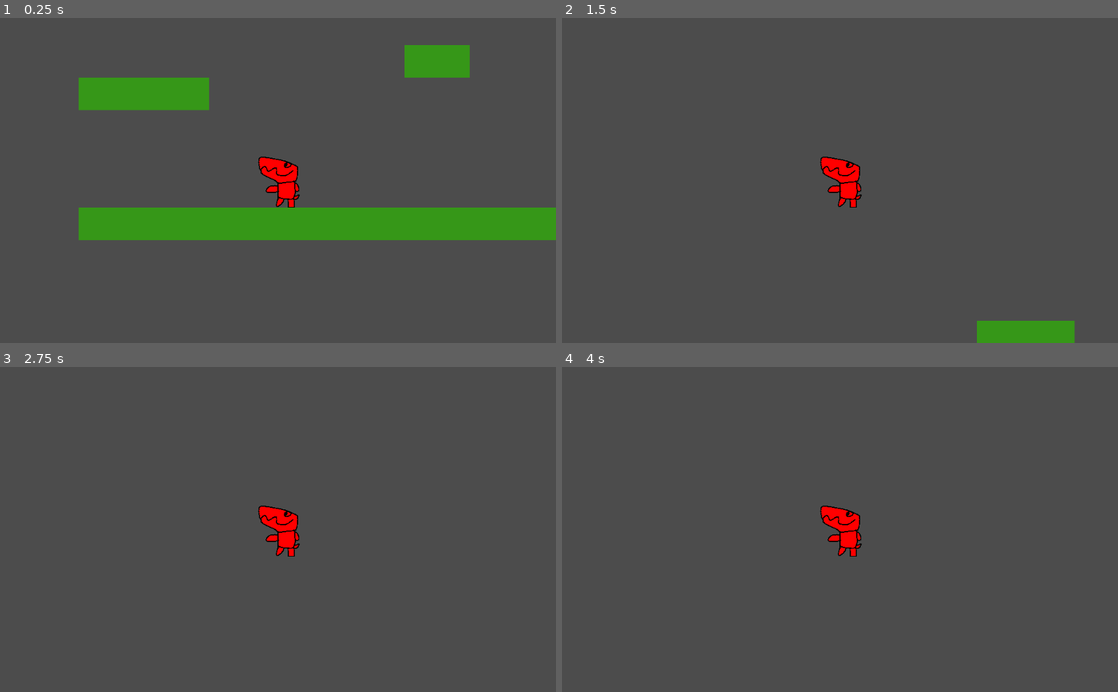
Above: before the commit, frames 1-4 (two rows, left to right).
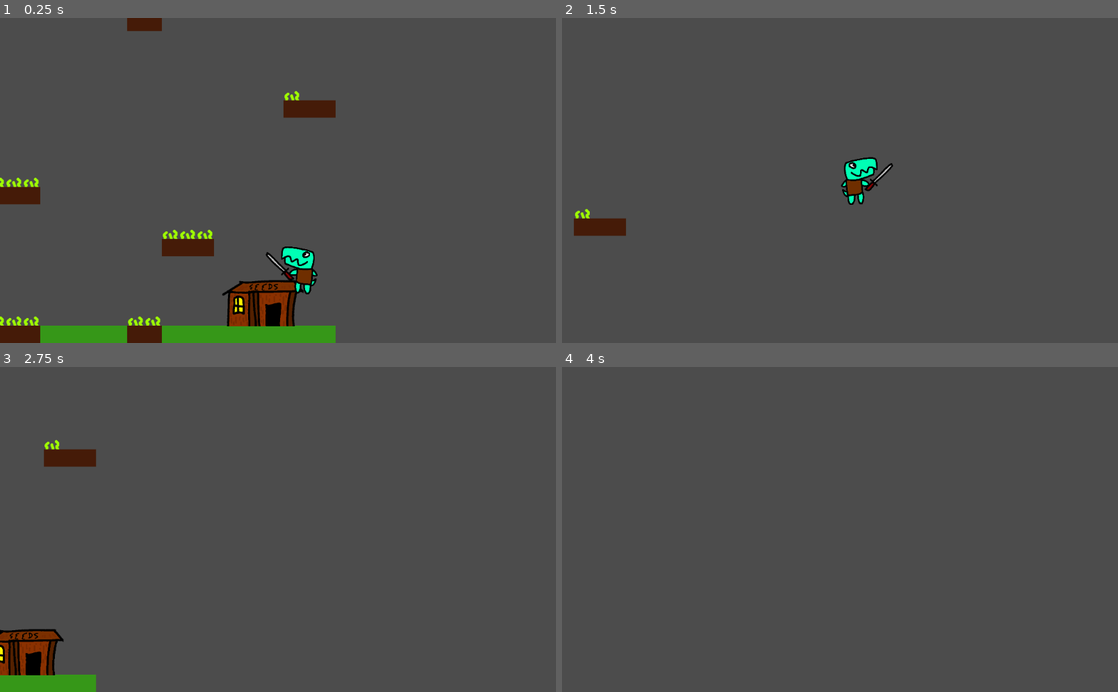
Above: after the commit, the same moments.

Repository: kralinc/ldjam52-harvest
Game: Godot game, scene res://Root.tscn
Two runs of this game, one before a commit and one after it. Both use one fixed random seed, a clock stepped at 60 frames per second and the inputs below.
Inputs:
- Up to frame 1 (0.25 s): no input
- Up to frame 2 (1.5 s): hold D (right) from 0.53 s (still down); tap Right (attack, bound only after the commit) at 0.6 s; tap Left (jump) at 0.77, 0.8, 1.07, 1.35 s
- Up to frame 3 (2.75 s): tap Left (jump) at 1.52, 1.82, 2.3 s; tap Right (attack, bound only after the commit) at 1.55, 2.1 s; release D (right) at 2.03 s; hold A (left) from 2.03 s (still down)
- Up to frame 4 (4 s): release A (left) at 2.78 s; hold D (right) from 2.78 s (still down); tap Right (attack, bound only after the commit) at 2.85 s; tap Left (jump) at 3.02, 3.32, 3.6, 3.77 s

The runs differ from the first frame. In frame 1, 20% of the frame differs, in the area x 0-100%, y 0-100%; in frame 2, 2.9%; in frame 3, 3.6%; in frame 4, 0.7%.

Commit message:
better friend. attack. movement

Diff:
--- /dev/null
+++ b/CropTileMap.gd
@@ -0,0 +1,29 @@
+extends TileMap
+
+var crop_lifetimes  = Dictionary()
+
+# Called when the node enters the scene tree for the first time.
+func _ready():
+	var crops = get_used_cells()
+	for crop in crops:
+		crop_lifetimes[crop] = 0.0
+
+# Called every frame. 'delta' is the elapsed time since the previous frame.
+func _process(delta):
+	for crop in crop_lifetimes.keys():
+		crop_lifetimes[crop] += delta
+		set_crop_level(crop)
+
+func set_crop_level(crop):
+	var life = crop_lifetimes[crop]
+	var tile = 0
+	if life > 40:
+		tile = 4
+	elif life > 30:
+		tile = 3
+	elif life > 20:
+		tile = 2
+	elif life > 10:
+		tile = 1
+
+	set_cell(crop.x, crop.y, tile)
--- a/Friend.gd
+++ b/Friend.gd
@@ -1,14 +1,18 @@
 extends KinematicBody2D
 
-export var speed = 1000
-export var jump_height = 1000
-export var dash_power = 5
-export var gravity = 1000
-export var friction = 0.4
+export var speed = 100
+export var jump_height = 100
+export var dash_power = 3
+export var gravity = 100
+export var friction = 0.5
 var vel = Vector2(0, 0)
+var jumped = false
 var dashed = false
+var air_time = 0
 
+var AIR_TIME_GRACE_PERIOD = 0.2
 var FLOOR_DETECT_DISTANCE = 20.0
+onready var SPRITE = $AnimatedSprite
 
 # Called when the node enters the scene tree for the first time.
 func _ready():
@@ -19,34 +23,41 @@
 func _physics_process(delta):
 	var dir = Vector2(0, 0)
 	if (Input.is_action_pressed("left")):
-		dir.x -= 1
+		vel.x -= speed
+		SPRITE.flip_h = false
+		SPRITE.offset.x = 0
 	if(Input.is_action_pressed("right")):
-		dir.x += 1
+		vel.x += speed
+		SPRITE.flip_h = true
+		SPRITE.offset.x = 200
+
+	if(Input.is_action_just_pressed("attack")):
+		SPRITE.animation = "Attack"
 
 	if (is_on_floor()):
 		dir.y = 0
 		dashed = false
-
-	dir *= speed * delta
+		air_time = 0
+	else:
+		air_time += delta
 
 	if (dir.x == 0):
 		vel.x *= friction
 
+	dir.y += gravity * delta
+	if (dir.y > 0 and not is_on_floor()):
+		dir.y += gravity * delta
+
 	if(Input.is_action_just_pressed("jump")):
-		if (is_on_floor()):
-			dir.y = -jump_height
-		elif(not is_on_floor() and not dashed):
-			dir.y = -jump_height
-			dir.x *= dash_power
+		if (is_on_floor() or (air_time < AIR_TIME_GRACE_PERIOD and not jumped)):
+			vel.y = -jump_height
+			jumped = true
+		elif(jumped and not dashed):
+			vel.y = -jump_height
+			vel.x *= dash_power
 			dashed = true
 
-	dir.y += gravity * delta
-	if (dir.y > 0 and not is_on_floor()):
-		dir.y += gravity * delta / 2
-
-	vel += dir
-
-	vel.x = speed if vel.x > speed else vel.x
+	vel.y += dir.y
 
 	var snap_vector = Vector2.ZERO
 	if dir.y == 0.0:
@@ -54,3 +65,7 @@
 	vel = move_and_slide_with_snap(
 		vel, snap_vector, Vector2.UP, true, 4, 0.9, false
 	)
+
+
+func _on_AnimatedSprite_animation_finished():
+	SPRITE.animation = "default"
--- a/Friend.tscn
+++ b/Friend.tscn
@@ -1,41 +1,54 @@
-[gd_scene load_steps=7 format=2]
+[gd_scene load_steps=9 format=2]
 
-[ext_resource path="res://Assets/Images/friend.png" type="Texture" id=1]
+[ext_resource path="res://Assets/Images/friend/idle0.png" type="Texture" id=1]
 [ext_resource path="res://Friend.gd" type="Script" id=2]
+[ext_resource path="res://Assets/Images/friend/idle1.png" type="Texture" id=3]
+[ext_resource path="res://Assets/Images/friend/attack0.png" type="Texture" id=4]
+[ext_resource path="res://Assets/Images/friend/attack1.png" type="Texture" id=5]
 
-[sub_resource type="AtlasTexture" id=1]
-flags = 4
-atlas = ExtResource( 1 )
-region = Rect2( 0, 0, 400, 500 )
+[sub_resource type="RectangleShape2D" id=4]
+extents = Vector2( 7.2125, 10.975 )
 
-[sub_resource type="AtlasTexture" id=2]
-flags = 4
-atlas = ExtResource( 1 )
-region = Rect2( 400, 0, 400, 500 )
-
-[sub_resource type="SpriteFrames" id=3]
+[sub_resource type="SpriteFrames" id=5]
 animations = [ {
-"frames": [ SubResource( 1 ), SubResource( 2 ) ],
+"frames": [ ExtResource( 1 ), ExtResource( 3 ) ],
 "loop": true,
 "name": "default",
 "speed": 5.0
+}, {
+"frames": [ ExtResource( 4 ), ExtResource( 5 ), ExtResource( 5 ), ExtResource( 5 ) ],
+"loop": true,
+"name": "Attack",
+"speed": 12.0
 } ]
 
-[sub_resource type="RectangleShape2D" id=4]
-extents = Vector2( 10.25, 21.55 )
+[sub_resource type="CircleShape2D" id=6]
+radius = 74.7737
 
 [node name="Friend" type="KinematicBody2D"]
+scale = Vector2( 0.75, 0.75 )
 script = ExtResource( 2 )
 
-[node name="AnimatedSprite" type="AnimatedSprite" parent="."]
-frames = SubResource( 3 )
-playing = true
-
 [node name="CollisionShape2D" type="CollisionShape2D" parent="."]
-position = Vector2( 58.5, 34.5 )
+position = Vector2( 105.125, 9.74998 )
 scale = Vector2( 10, 10 )
 shape = SubResource( 4 )
 
 [node name="Camera2D" type="Camera2D" parent="."]
 current = true
-zoom = Vector2( 5, 5 )
+zoom = Vector2( 2, 2 )
+limit_left = 0
+limit_bottom = 64
+
+[node name="AnimatedSprite" type="AnimatedSprite" parent="."]
+frames = SubResource( 5 )
+frame = 1
+playing = true
+
+[node name="Weapon" type="Area2D" parent="."]
+
+[node name="CollisionShape2D" type="CollisionShape2D" parent="Weapon"]
+position = Vector2( -54.6667, 12 )
+shape = SubResource( 6 )
+
+[connection signal="animation_finished" from="AnimatedSprite" to="." method="_on_AnimatedSprite_animation_finished"]
--- a/Root.tscn
+++ b/Root.tscn
@@ -1,21 +1,28 @@
-[gd_scene load_steps=7 format=2]
+[gd_scene load_steps=15 format=2]
 
 [ext_resource path="res://Assets/Images/farm.png" type="Texture" id=1]
 [ext_resource path="res://Assets/Images/grass.png" type="Texture" id=2]
 [ext_resource path="res://Friend.tscn" type="PackedScene" id=3]
+[ext_resource path="res://Assets/Images/crop4.png" type="Texture" id=4]
+[ext_resource path="res://Assets/Images/crop3.png" type="Texture" id=5]
+[ext_resource path="res://Assets/Images/crop0.png" type="Texture" id=6]
+[ext_resource path="res://Assets/Images/crop2.png" type="Texture" id=7]
+[ext_resource path="res://Seed Shack.tscn" type="PackedScene" id=8]
+[ext_resource path="res://Assets/Images/crop1.png" type="Texture" id=9]
+[ext_resource path="res://CropTileMap.gd" type="Script" id=10]
 
 [sub_resource type="ConvexPolygonShape2D" id=1]
-points = PoolVector2Array( 300, 300, 0, 300, 0, 0, 300, 0 )
+points = PoolVector2Array( 64, 64, 0, 64, 0, 0, 64, 0 )
 
 [sub_resource type="ConvexPolygonShape2D" id=2]
-points = PoolVector2Array( 300, 300, 0, 300, 0, 0, 300, 0 )
+points = PoolVector2Array( 64, 64, 0, 64, 0, 0, 64, 0 )
 
 [sub_resource type="TileSet" id=3]
 0/name = "farm.png 0"
 0/texture = ExtResource( 1 )
 0/tex_offset = Vector2( 0, 0 )
 0/modulate = Color( 1, 1, 1, 1 )
-0/region = Rect2( 0, 0, 300, 300 )
+0/region = Rect2( 0, 0, 64, 64 )
 0/tile_mode = 0
 0/occluder_offset = Vector2( 0, 0 )
 0/navigation_offset = Vector2( 0, 0 )
@@ -36,7 +43,7 @@
 1/texture = ExtResource( 2 )
 1/tex_offset = Vector2( 0, 0 )
 1/modulate = Color( 1, 1, 1, 1 )
-1/region = Rect2( 0, 0, 300, 300 )
+1/region = Rect2( 0, 0, 64, 64 )
 1/tile_mode = 0
 1/occluder_offset = Vector2( 0, 0 )
 1/navigation_offset = Vector2( 0, 0 )
@@ -54,18 +61,96 @@
 } ]
 1/z_index = 0
 
+[sub_resource type="TileSet" id=4]
+0/name = "crop0.png 0"
+0/texture = ExtResource( 6 )
+0/tex_offset = Vector2( 0, -64 )
+0/modulate = Color( 1, 1, 1, 1 )
+0/region = Rect2( 0, 0, 64, 128 )
+0/tile_mode = 0
+0/occluder_offset = Vector2( 0, 0 )
+0/navigation_offset = Vector2( 0, 0 )
+0/shape_offset = Vector2( 0, 0 )
+0/shape_transform = Transform2D( 1, 0, 0, 1, 0, 0 )
+0/shape_one_way = false
+0/shape_one_way_margin = 0.0
+0/shapes = [  ]
+0/z_index = 0
+1/name = "crop1.png 1"
+1/texture = ExtResource( 9 )
+1/tex_offset = Vector2( 0, -64 )
+1/modulate = Color( 1, 1, 1, 1 )
+1/region = Rect2( 0, 0, 64, 128 )
+1/tile_mode = 0
+1/occluder_offset = Vector2( 0, 0 )
+1/navigation_offset = Vector2( 0, 0 )
+1/shape_offset = Vector2( 0, 0 )
+1/shape_transform = Transform2D( 1, 0, 0, 1, 0, 0 )
+1/shape_one_way = false
+1/shape_one_way_margin = 0.0
+1/shapes = [  ]
+1/z_index = 0
+2/name = "crop2.png 2"
+2/texture = ExtResource( 7 )
+2/tex_offset = Vector2( 0, -64 )
+2/modulate = Color( 1, 1, 1, 1 )
+2/region = Rect2( 0, 0, 64, 128 )
+2/tile_mode = 0
+2/occluder_offset = Vector2( 0, 0 )
+2/navigation_offset = Vector2( 0, 0 )
+2/shape_offset = Vector2( 0, 0 )
+2/shape_transform = Transform2D( 1, 0, 0, 1, 0, 0 )
+2/shape_one_way = false
+2/shape_one_way_margin = 0.0
+2/shapes = [  ]
+2/z_index = 0
+3/name = "crop3.png 3"
+3/texture = ExtResource( 5 )
+3/tex_offset = Vector2( 0, -64 )
+3/modulate = Color( 1, 1, 1, 1 )
+3/region = Rect2( 0, 0, 64, 128 )
+3/tile_mode = 0
+3/occluder_offset = Vector2( 0, 0 )
+3/navigation_offset = Vector2( 0, 0 )
+3/shape_offset = Vector2( 0, 0 )
+3/shape_transform = Transform2D( 1, 0, 0, 1, 0, 0 )
+3/shape_one_way = false
+3/shape_one_way_margin = 0.0
+3/shapes = [  ]
+3/z_index = 0
+4/name = "crop4.png 4"
+4/texture = ExtResource( 4 )
+4/tex_offset = Vector2( 0, -64 )
+4/modulate = Color( 1, 1, 1, 1 )
+4/region = Rect2( 0, 0, 64, 128 )
+4/tile_mode = 0
+4/occluder_offset = Vector2( 0, 0 )
+4/navigation_offset = Vector2( 0, 0 )
+4/shape_offset = Vector2( 0, 0 )
+4/shape_transform = Transform2D( 1, 0, 0, 1, 0, 0 )
+4/shape_one_way = false
+4/shape_one_way_margin = 0.0
+4/shapes = [  ]
+4/z_index = 0
+
 [node name="Root" type="Node2D"]
 
 [node name="TileMap" type="TileMap" parent="."]
 tile_set = SubResource( 3 )
-cell_size = Vector2( 300, 300 )
 format = 1
-tile_data = PoolIntArray( -589808, 1, 0, -589807, 1, 0, -589806, 1, 0, -327670, 1, 0, -327669, 1, 0, -262144, 1, 0, -262143, 1, 0, -262142, 1, 0, -262141, 1, 0, 0, 1, 0, 1, 1, 0, 2, 1, 0, 3, 1, 0, 4, 1, 0, 5, 1, 0, 6, 1, 0, 7, 1, 0, 8, 1, 0, 9, 1, 0, 10, 1, 0, 11, 1, 0, 12, 1, 0, 13, 1, 0, 14, 1, 0, 15, 1, 0, 16, 1, 0, 17, 1, 0, 18, 1, 0, 19, 1, 0, 20, 1, 0, 21, 1, 0, 22, 1, 0, 23, 1, 0, 24, 1, 0, 25, 1, 0 )
+tile_data = PoolIntArray( -1638399, 0, 0, -1638398, 0, 0, -1638397, 0, 0, -1638396, 0, 0, -1638395, 0, 0, -1638376, 0, 0, -1638375, 0, 0, -1638374, 0, 0, -1638373, 0, 0, -1376245, 0, 0, -1376244, 0, 0, -1376243, 0, 0, -1179628, 0, 0, -1179627, 0, 0, -917500, 0, 0, -917499, 0, 0, -851939, 0, 0, -851938, 0, 0, -851937, 0, 0, -524277, 0, 0, -524276, 0, 0, -524275, 0, 0, -524274, 0, 0, -393216, 0, 0, -393215, 0, 0, -393214, 0, 0, -327658, 0, 0, -327657, 0, 0, -327656, 0, 0, 0, 1, 0, 1, 1, 0, 2, 1, 0, 3, 1, 0, 4, 1, 0, 5, 0, 0, 6, 0, 0, 7, 1, 0, 8, 1, 0, 9, 1, 0, 10, 1, 0, 11, 1, 0, 12, 0, 0, 13, 0, 0, 14, 0, 0, 15, 1, 0, 16, 1, 0, 17, 1, 0, 18, 1, 0, 19, 1, 0, 20, 0, 0, 21, 0, 0, 22, 1, 0, 23, 1, 0, 24, 1, 0, 25, 1, 0, 26, 1, 0, 27, 1, 0, 28, 1, 0, 29, 1, 0, 30, 1, 0, 31, 1, 0 )
+
+[node name="CropTileMap" type="TileMap" parent="."]
+tile_set = SubResource( 4 )
+format = 1
+tile_data = PoolIntArray( -917475, 0, 0, -589813, 0, 0, -589812, 0, 0, -589811, 0, 0, -589810, 0, 0, -458752, 0, 0, -458751, 0, 0, -458750, 0, 0, -393194, 0, 0, -393193, 0, 0, -393192, 0, 0, -65531, 0, 0, -65530, 0, 0, -65524, 0, 0, -65523, 0, 0, -65522, 0, 0, -65516, 0, 0, -65515, 0, 0 )
+script = ExtResource( 10 )
+
+[node name="Seed Shack" parent="." instance=ExtResource( 8 )]
+position = Vector2( 1779, -84 )
 
 [node name="Friend" parent="." instance=ExtResource( 3 )]
 position = Vector2( 1835, -340 )
-speed = 10000
-jump_height = 5000
-dash_power = 10
-gravity = 5000
-friction = 0.5
+speed = 1000
+jump_height = 2000
+gravity = 2000
--- /dev/null
+++ b/Seed Shack.tscn
@@ -0,0 +1,15 @@
+[gd_scene load_steps=3 format=2]
+
+[ext_resource path="res://Assets/Images/seedshack.png" type="Texture" id=1]
+
+[sub_resource type="RectangleShape2D" id=1]
+extents = Vector2( 157, 93 )
+
+[node name="Seed Shack" type="Sprite"]
+texture = ExtResource( 1 )
+
+[node name="Area2D" type="Area2D" parent="."]
+
+[node name="CollisionShape2D" type="CollisionShape2D" parent="Area2D"]
+position = Vector2( -1, -3 )
+shape = SubResource( 1 )
--- a/project.godot
+++ b/project.godot
@@ -31,6 +31,11 @@
 "events": [ Object(InputEventKey,"resource_local_to_scene":false,"resource_name":"","device":0,"alt":false,"shift":false,"control":false,"meta":false,"command":false,"pressed":false,"scancode":16777231,"physical_scancode":0,"unicode":0,"echo":false,"script":null)
  ]
 }
+attack={
+"deadzone": 0.5,
+"events": [ Object(InputEventKey,"resource_local_to_scene":false,"resource_name":"","device":0,"alt":false,"shift":false,"control":false,"meta":false,"command":false,"pressed":false,"scancode":16777233,"physical_scancode":0,"unicode":0,"echo":false,"script":null)
+ ]
+}
 
 [physics]
 
Binary file added: Assets/Images/crop0.png
Not shown, added: Assets/Images/crop0.png.import
Binary file added: Assets/Images/crop1.png
Not shown, added: Assets/Images/crop1.png.import
Binary file added: Assets/Images/crop2.png
Not shown, added: Assets/Images/crop2.png.import
Binary file added: Assets/Images/crop3.png
Not shown, added: Assets/Images/crop3.png.import
Binary file added: Assets/Images/crop4.png
Not shown, added: Assets/Images/crop4.png.import
Binary file changed: Assets/Images/farm.png
Binary file changed: Assets/Images/friend.png
(and 12 more such lines)
